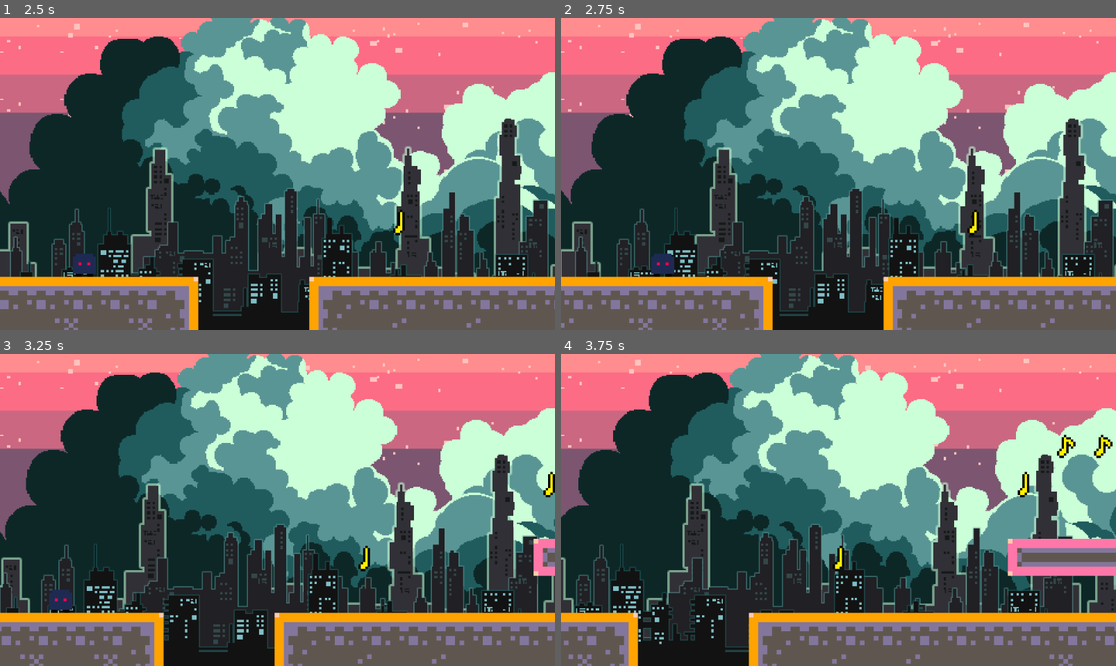
Above: before the commit, frames 1-4 (two rows, left to right).
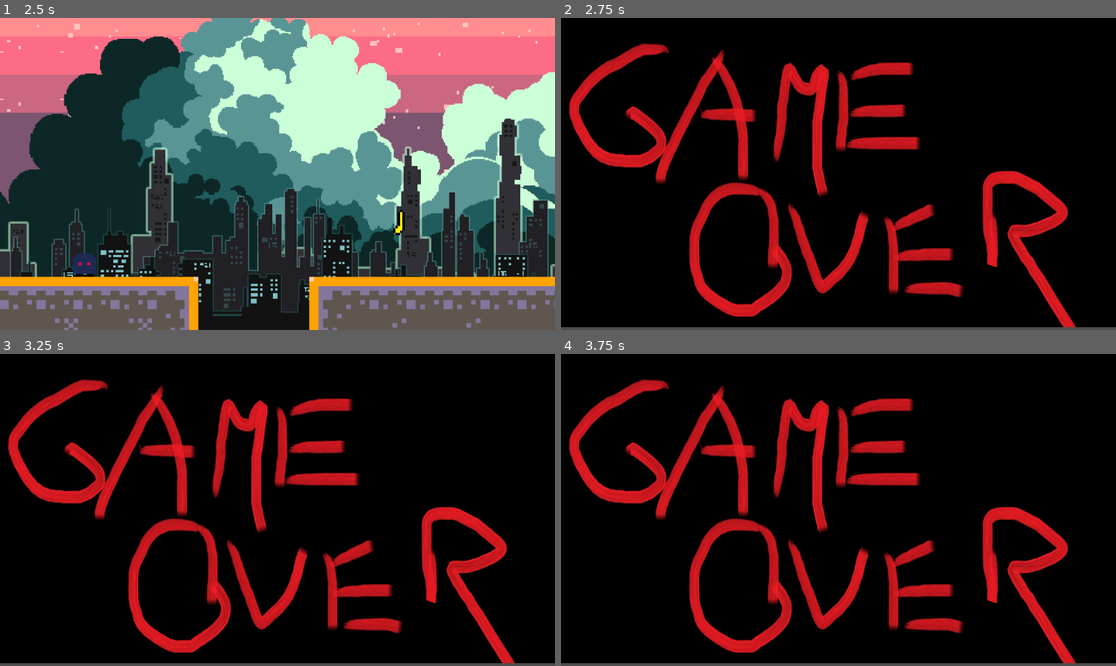
Above: after the commit, the same moments.

Repository: FerenczHollander/webcie-game-jam
Game: Godot game, scene res://level/dummy_level/dummy_level.tscn
Same seed, same stepped clock (60 frames per second), same inputs: the game is played once before the commit and once after it.
Inputs:
- Up to frame 1 (2.5 s): tap Enter (ui_accept) at 0.5, 0.77, 1.52 s; hold Right (ui_right) 0.53-2.03 s; hold Left (ui_left) from 2.03 s (still down)
- Up to frame 2 (2.75 s): keep holding Left (ui_left)
- Up to frame 3 (3.25 s): release Left (ui_left) at 2.78 s; hold Right (ui_right) from 2.78 s (still down); tap Enter (ui_accept) at 3.02 s
- Up to frame 4 (3.75 s): keep holding Right (ui_right)

Frame 1 is identical in both runs. In frame 2, 96% of the frame differs, in the area x 0-100%, y 0-100%; in frame 3, 96%; in frame 4, 96%.

Commit message:
death plane

Diff:
--- /dev/null
+++ b/DeathPlane/death_plane.gd
@@ -0,0 +1,5 @@
+extends Area2D
+
+func _on_body_entered(body: Node2D) -> void:
+	if body.has_method("killPlayer"):
+		body.killPlayer()
--- /dev/null
+++ b/DeathPlane/death_plane.tscn
@@ -0,0 +1,13 @@
+[gd_scene load_steps=3 format=3 uid="uid://bbsecuarrl1v2"]
+
+[ext_resource type="Script" path="res://DeathPlane/death_plane.gd" id="1_o45pv"]
+
+[sub_resource type="RectangleShape2D" id="RectangleShape2D_lulhc"]
+
+[node name="DeathPlane" type="Area2D"]
+script = ExtResource("1_o45pv")
+
+[node name="CollisionShape2D" type="CollisionShape2D" parent="."]
+shape = SubResource("RectangleShape2D_lulhc")
+
+[connection signal="body_entered" from="." to="." method="_on_body_entered"]
--- a/level/dummy_level/dummy_level.tscn
+++ b/level/dummy_level/dummy_level.tscn
@@ -13,6 +13,7 @@
 [ext_resource type="PackedScene" uid="uid://50sd4i16rncw" path="res://MusicNote/music_note2.tscn" id="7_qifgf"]
 [ext_resource type="Texture2D" uid="uid://bhq3mviu0e6nf" path="res://MusicNote/pixilart-drawing.png" id="9_maim6"]
 [ext_resource type="Texture2D" uid="uid://die8wt3kova6m" path="res://MusicNote/pixilart-drawing (2).png" id="10_rqye6"]
+[ext_resource type="PackedScene" uid="uid://bbsecuarrl1v2" path="res://DeathPlane/death_plane.tscn" id="14_4npm4"]
 
 [sub_resource type="TileSetAtlasSource" id="TileSetAtlasSource_ujlmo"]
 texture = ExtResource("9_maim6")
@@ -112,3 +113,7 @@
 
 [node name="Sprite2D" type="Sprite2D" parent="ParallaxBackground/-1" index="0"]
 texture = ExtResource("7_ixcyy")
+
+[node name="DeathPlane" parent="." index="6" instance=ExtResource("14_4npm4")]
+position = Vector2(380, 768)
+scale = Vector2(-4523.67, 1.69621)
Not shown: 1 places in level/dummy_level/dummy_level.tscn that only renumber resources
